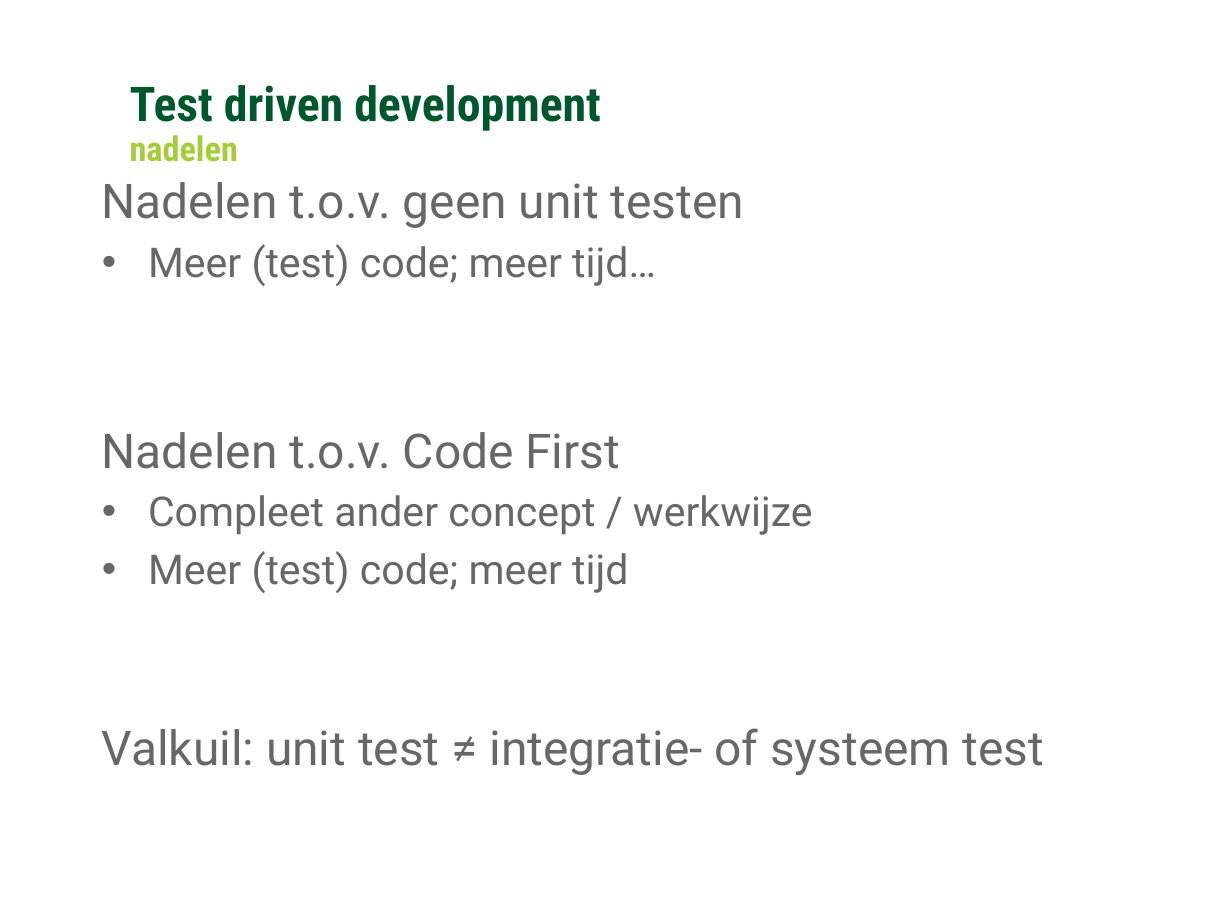
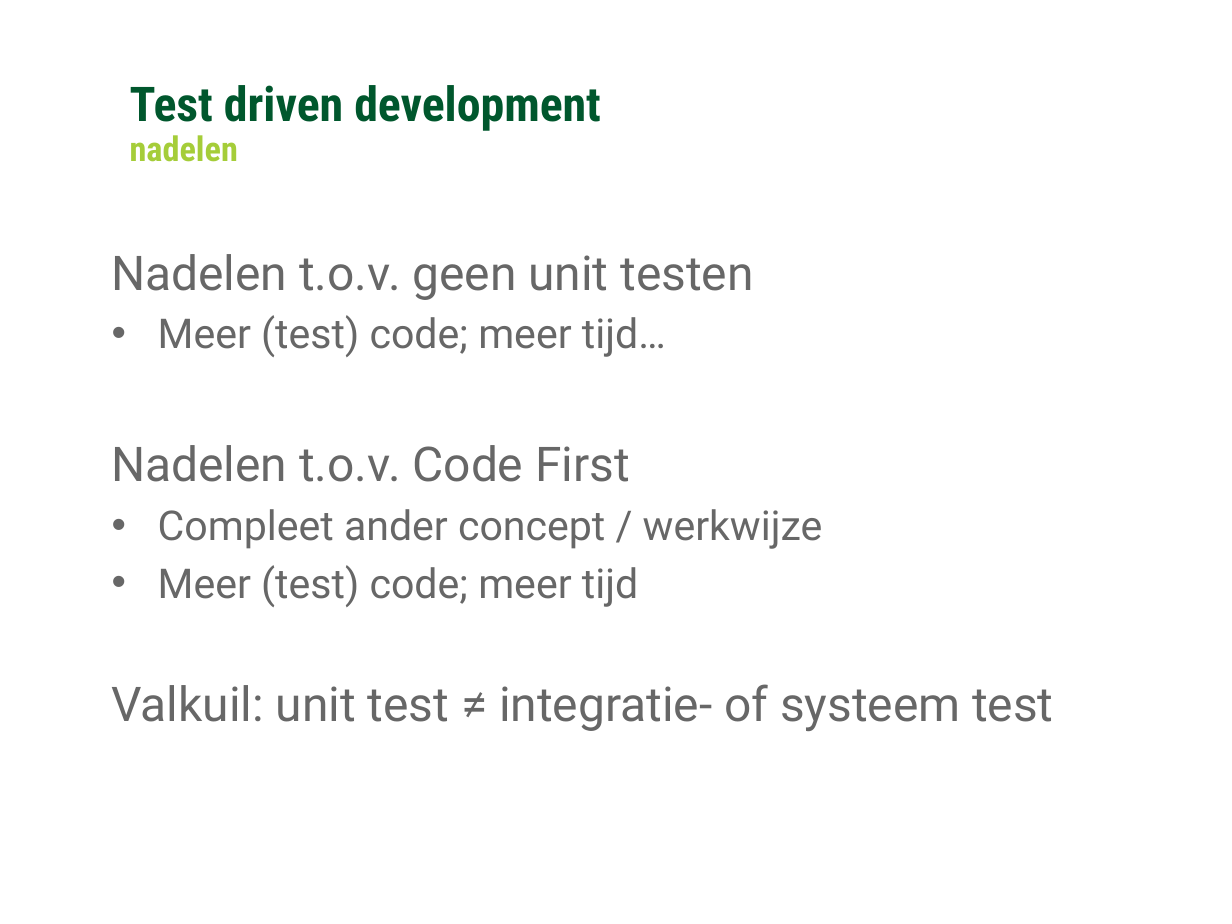
Before and after one commit to Ozindar/GCUnitTestDojo, a slide deck: slide 6 of warehouse/Coding Kata - TDD Extending the Warehouse.pptx. Drawn at 1232x924 pixels with LibreOffice and Linux fonts; fonts in the diff are those of the drawing; background and template pictures are left out. Boxes give left, top, right and bottom in pixels: in the first picture for what was removed or moved away, otherwise in the second. Text is boxed around its words. In the diff, an @@ line names an element or a change of style, - is before the commit and + after.

```diff
--- a/warehouse/Coding Kata - TDD Extending the Warehouse.pptx
+++ b/warehouse/Coding Kata - TDD Extending the Warehouse.pptx
@@ text "Nadelen t.o.v. geen unit testen" rewrapped from (102,182,1044,775) to (112,254,1053,731) @@
```
Also in this commit, not shown: 11 other slides changed, 1 slide added, 2 slides removed, 22 other files.
